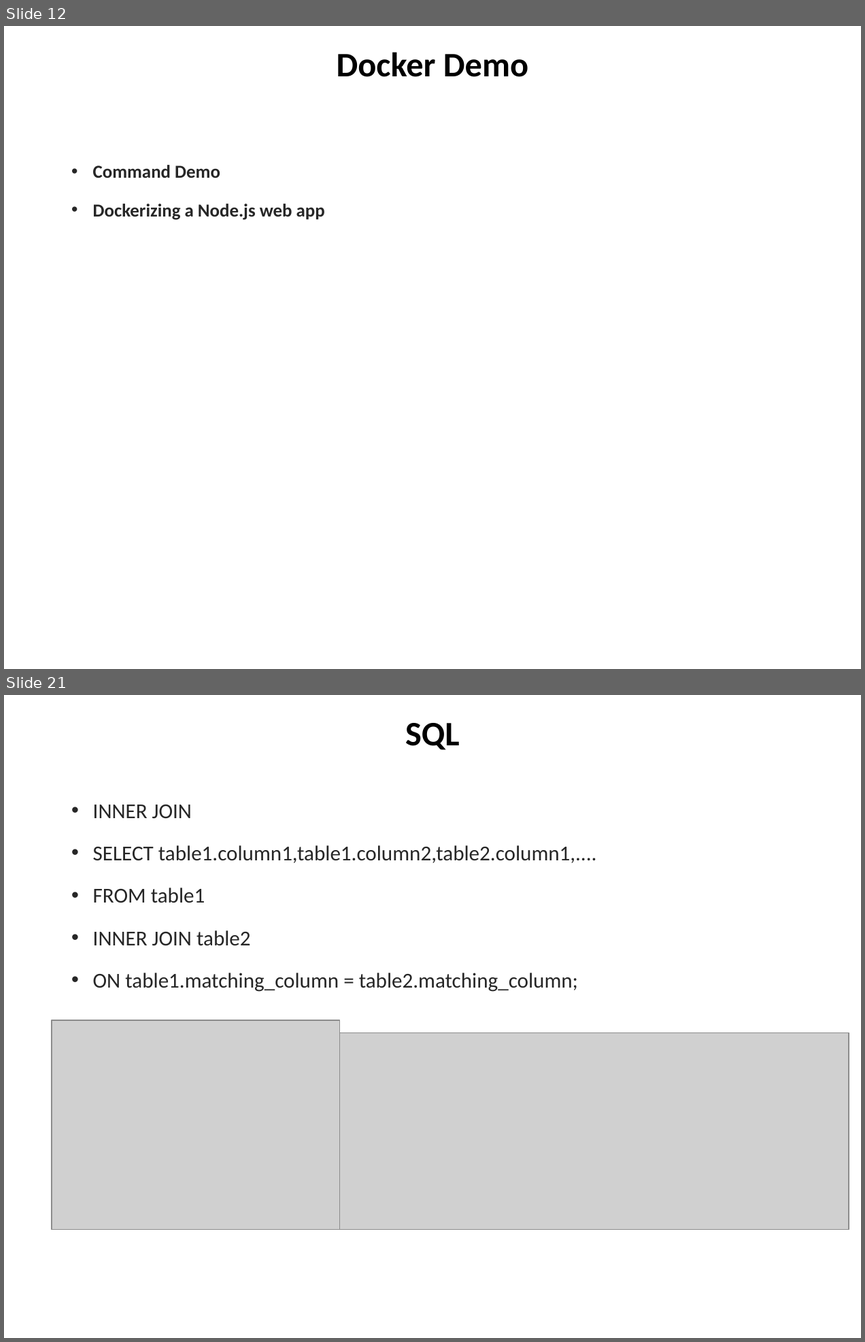
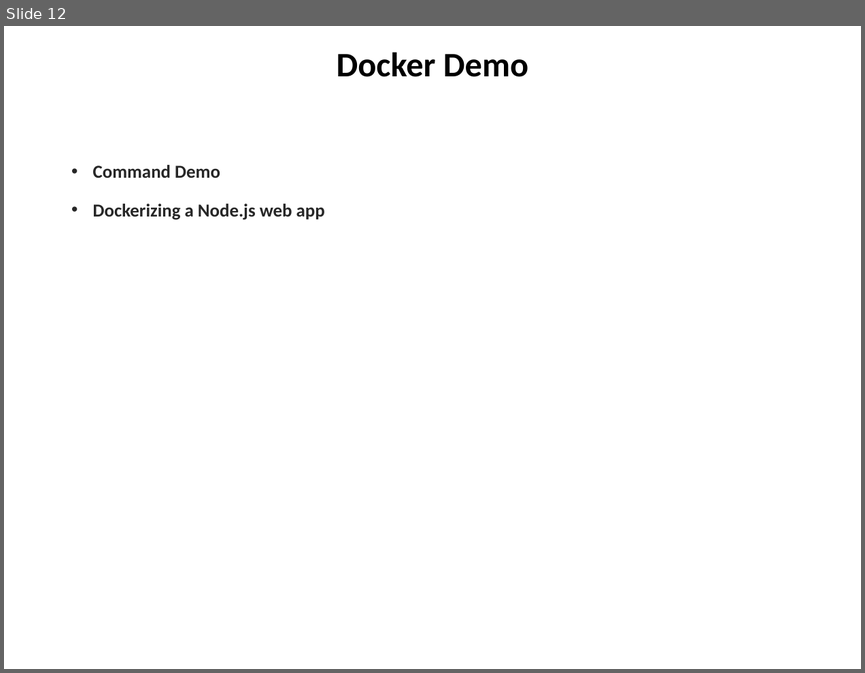
Before and after one commit to chuacw/SGUS-Slides, a slide deck: BCI - Batch2 - Day5 - Docker & Node & Express.pptx. Shown one above the other, each under a label of ours: slides 12 and 21 before the commit, slide 12 after it; the slides between them are not shown. The pictures are 865x1342 and 865x673 pixels, drawn with LibreOffice and Linux fonts; fonts in the diff are those of the drawing; grey boxes stand for pictures. Boxes give left, top, right and bottom in pixels: in the first picture for what was removed or moved away, otherwise in the second. Text is boxed around its words. In the diff, an @@ line names an element or a change of style, - is before the commit and + after.

```diff
--- a/BCI - Batch2 - Day5 - Docker & Node & Express.pptx
+++ b/BCI - Batch2 - Day5 - Docker & Node & Express.pptx
@@ slide 21 removed at (4, 695, 861, 1338), background #FFFFFF @@
@@ title removed at (405, 723, 460, 750) @@
-SQL
@@ text removed at (93, 804, 597, 991) @@
-• INNER JOIN
-• SELECT table1.column1,table1.column2,table2.column1,....
-• FROM table1
-• INNER JOIN table2
-• ON table1.matching_column = table2.matching_column;
@@ picture removed at (52, 1020, 340, 1229) @@
@@ picture removed at (340, 1032, 849, 1229) @@
```
Also in this commit, not shown: 25 other slides removed, 13 other files.
